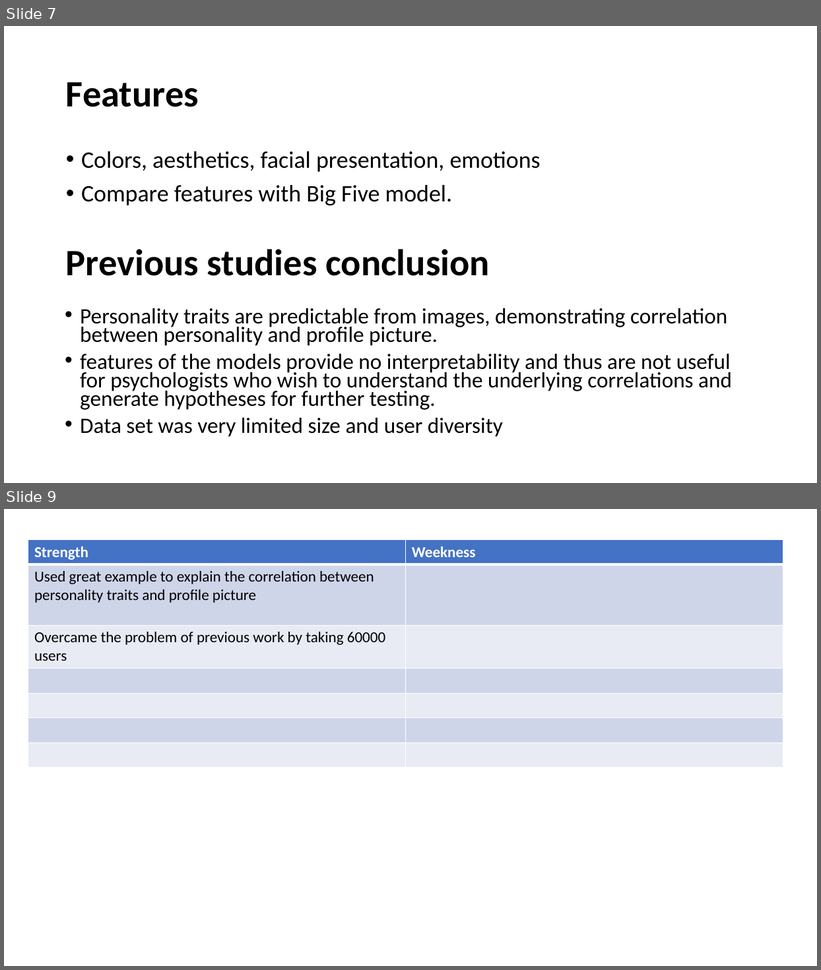
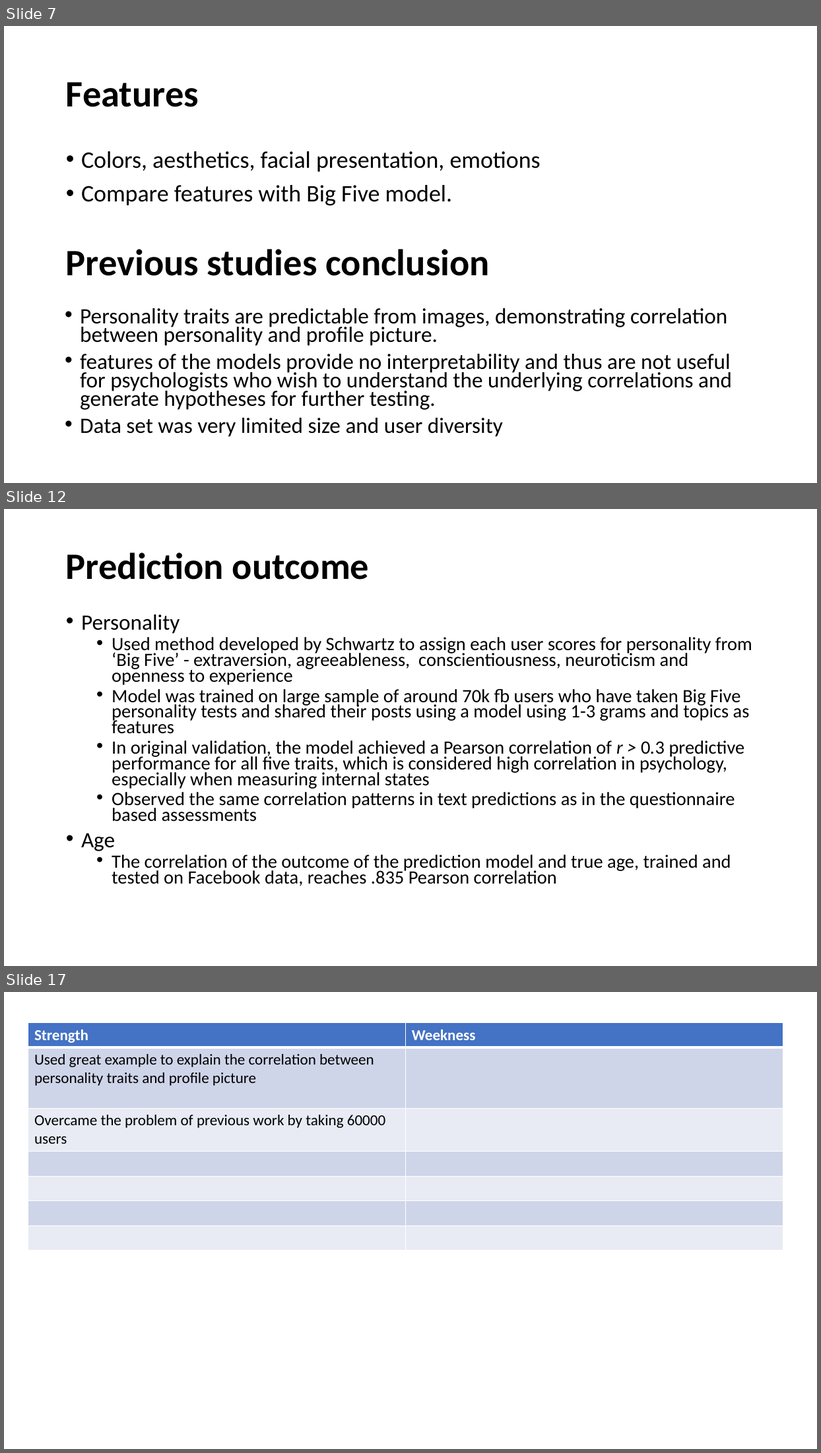
Before and after one commit to Sandhya-Bairi/USU-Assignments-and-Projects, a slide deck: CS 6675 - Advance Data Science/Practicum/Presentation.pptx. Shown one above the other, each under a label of ours: slides 7 and 9 before the commit, slides 7, 12 and 17 after it; the slides between them are not shown. The pictures are 821x970 and 821x1453 pixels, drawn with LibreOffice and Linux fonts; fonts in the diff are those of the drawing. Boxes give left, top, right and bottom in pixels: in the first picture for what was removed or moved away, otherwise in the second. Text is boxed around its words. In the diff, an @@ line names an element or a change of style, - is before the commit and + after.

Commit message:
Assignments updated

```diff
--- a/CS 6675 - Advance Data Science/Practicum/Presentation.pptx
+++ b/CS 6675 - Advance Data Science/Practicum/Presentation.pptx
@@ slide 12 added at [4,509,817,966], background #FFFFFF @@
@@ title added at [66,553,369,580], 44 pt, text #000000, bold @@
+Prediction outcome
@@ text added at [81,615,752,887], 22.2 pt, text #000000 @@
+• Personality
+  • Used method developed by Schwartz to assign each user scores for personality from ‘Big Five’ - extraversion, agreeableness, conscientiousness, neuroticism and openness to experience
+  • Model was trained on large sample of around 70k fb users who have taken Big Five personality tests and shared their posts using a model using 1-3 grams and topics as features
+  • In original validation, the model achieved a Pearson correlation of r > 0.3 predictive performance for all five traits, which is considered high correlation in psychology, especially when measuring internal states
+  • Observed the same correlation patterns in text predictions as in the questionnaire based assessments
+• Age
+  • The correlation of the outcome of the prediction model and true age, trained and tested on Facebook data, reaches .835 Pearson correlation
@@ what was slide 9 is now slide 17 @@
```
Also in this commit, not shown: 1 slide changed, 7 other slides added, 42 other files.
